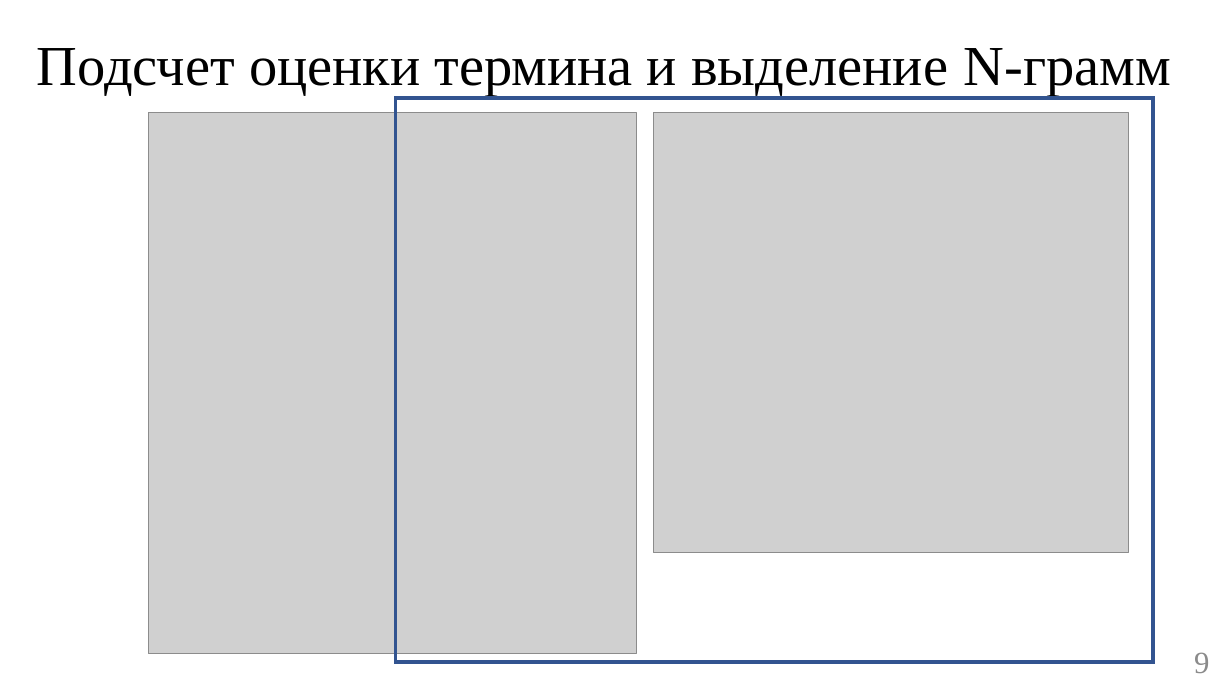
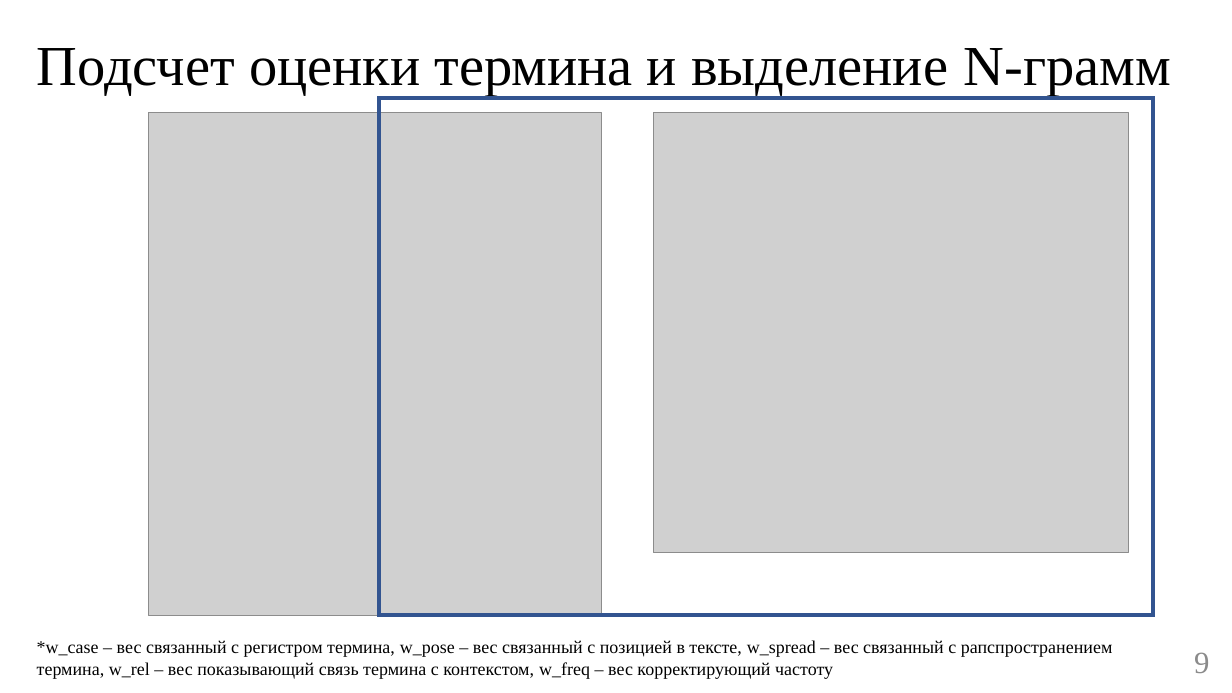
Before and after one commit to BroBezzubik/Diplome2021, a slide deck: slide 9 of Защита/Презентация_кор.pptx. Drawn at 1232x693 pixels with LibreOffice and Linux fonts; fonts in the diff are those of the drawing; grey boxes stand for pictures. Boxes give left, top, right and bottom in pixels: in the first picture for what was removed or moved away, otherwise in the second. Text is boxed around its words. In the diff, an @@ line names an element or a change of style, - is before the commit and + after.

```diff
--- a/Защита/Презентация_кор.pptx
+++ b/Защита/Презентация_кор.pptx
@@ picture: place and size @@
-picture at [149, 113, 637, 653]
+picture at [149, 113, 603, 616]
@@ rectangle: place and size @@
-rectangle at [396, 98, 1153, 663]
+rectangle at [379, 98, 1153, 616]
@@ text added at [37, 640, 1113, 679], 14 pt, text #000000 @@
+*w_case – вес связанный с регистром термина, w_pose – вес связанный с позицией в тексте, w_spread – вес связанный с рапспространением термина, w_rel – вес показывающий связь термина с контекстом, w_freq – вес корректирующий частоту
```
Also in this commit, not shown: 8 other slides changed, 8 other files.
